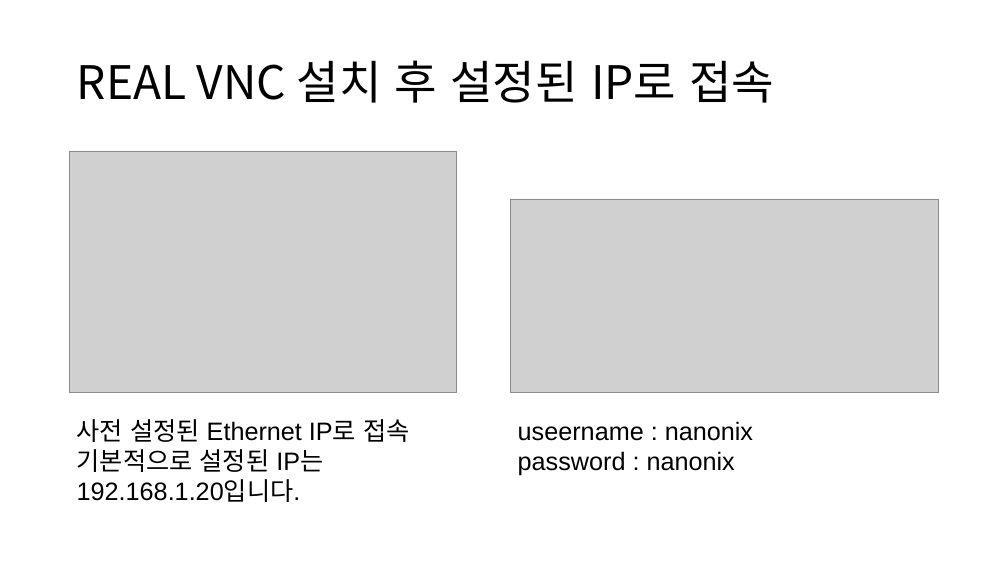
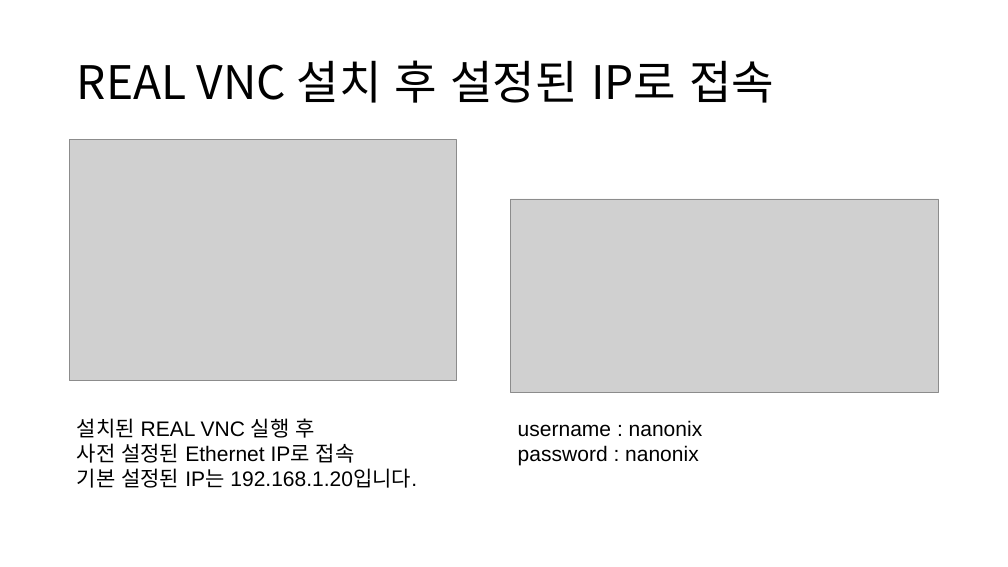
Before and after one commit to HanSol1140/PLC_Voltage, a slide deck: slide 4 of PLC & 라즈베리파이 서버.pptx. Drawn at 1008x567 pixels with LibreOffice and Linux fonts; fonts in the diff are those of the drawing; grey boxes stand for pictures. Boxes give left, top, right and bottom in pixels: in the first picture for what was removed or moved away, otherwise in the second. Text is boxed around its words. In the diff, an @@ line names an element or a change of style, - is before the commit and + after.

```diff
--- a/PLC & 라즈베리파이 서버.pptx
+++ b/PLC & 라즈베리파이 서버.pptx
@@ picture: place and size @@
-picture at [70, 151, 457, 392]
+picture at [70, 140, 457, 381]
@@ text at [77, 418, 315, 438]: paragraph added @@
+설치된 REAL VNC 실행 후
@@ text at [77, 443, 355, 463]: size 24 to 20 pt in "사전 설정된 Ethernet IP로 접속" @@
@@ text at [518, 420, 703, 437]: text changed; size 24 to 20 pt @@
-useername : nanonix
+username : nanonix
@@ text at [518, 445, 699, 465]: size 24 to 20 pt in "password : nanonix" @@
@@ text at [77, 468, 417, 488]: text changed; size 24 to 20 pt @@
-기본적으로 설정된 IP는 192.168.1.20입니다.
+기본 설정된 IP는 192.168.1.20입니다.
```
Also in this commit, not shown: 5 other slides changed, 5 slides added, 1 slide removed, 1 other file.
